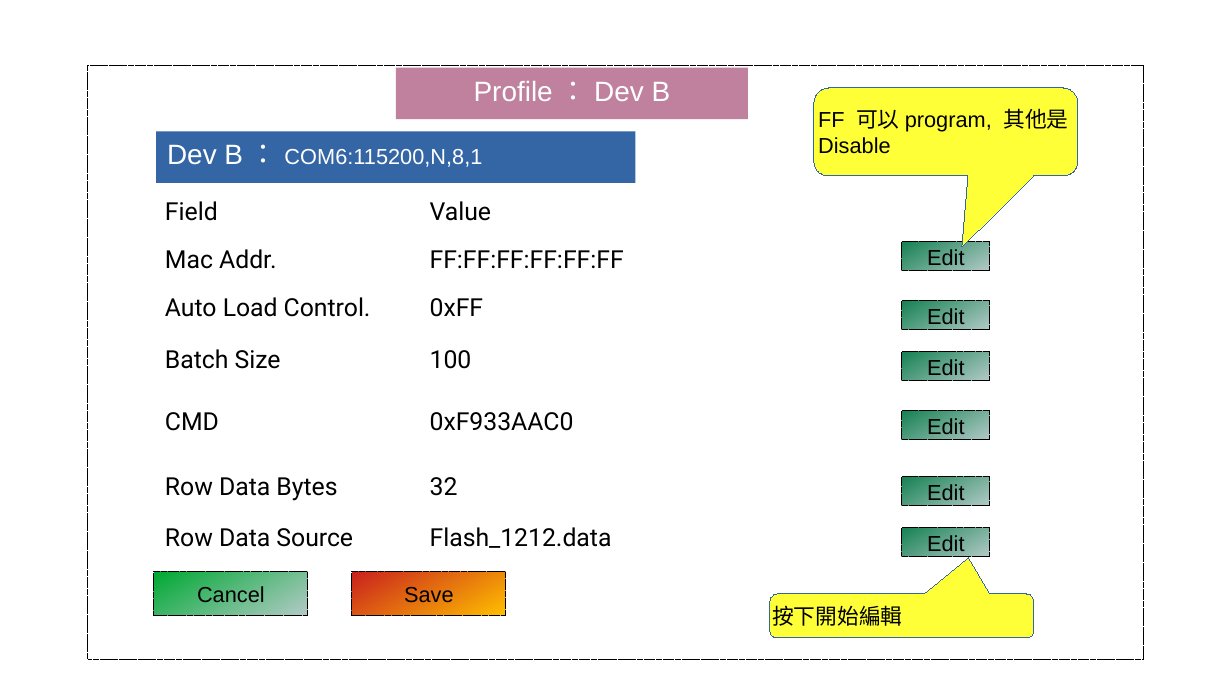
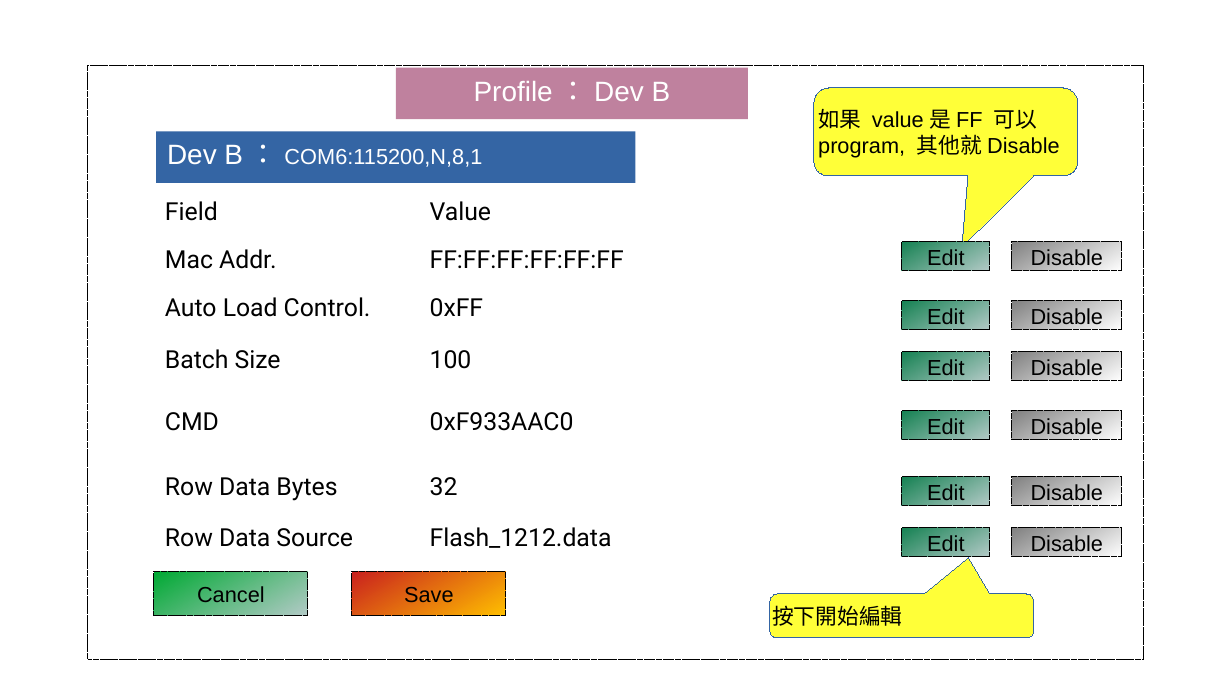
Before and after one commit to tomjpsun/obsidianVaults, a slide deck: slide 3 of DM9051A OTP 燒錄專案/8051A OTP GUI.odp. Drawn at 1232x693 pixels with LibreOffice and Linux fonts; fonts in the diff are those of the drawing. Boxes give left, top, right and bottom in pixels: in the first picture for what was removed or moved away, otherwise in the second. Text is boxed around its words. In the diff, an @@ line names an element or a change of style, - is before the commit and + after.

Commit message:
vault backup: 2023-12-15 14:10:49
Affected files:
DM9051A OTP 燒錄專案/.~lock.8051A OTP GUI.odp#
DM9051A OTP 燒錄專案/8051A OTP GUI.odp

```diff
--- a/DM9051A OTP 燒錄專案/8051A OTP GUI.odp
+++ b/DM9051A OTP 燒錄專案/8051A OTP GUI.odp
@@ text in rounded speech box at bbox=[818, 109, 1060, 158]: text changed @@
-FF 可以program, 其他是 Disable
+如果 value是FF 可以program, 其他就Disable
@@ rectangle added at bbox=[902, 243, 991, 272], fill gradient #168253 to #B3CAC7, outline #000000 0 pt dashed, 14 pt, text #000000 @@
+Edit
@@ rectangle added at bbox=[1013, 243, 1122, 272], fill gradient #808080 to #FFFFFF, outline #000000 0 pt dashed, 14 pt, text #000000 @@
+Disable
@@ rectangle added at bbox=[1013, 301, 1122, 330], fill gradient #808080 to #FFFFFF, outline #000000 0 pt dashed, 14 pt, text #000000 @@
+Disable
@@ rectangle added at bbox=[1013, 352, 1122, 381], fill gradient #808080 to #FFFFFF, outline #000000 0 pt dashed, 14 pt, text #000000 @@
+Disable
@@ rectangle added at bbox=[1013, 411, 1122, 440], fill gradient #808080 to #FFFFFF, outline #000000 0 pt dashed, 14 pt, text #000000 @@
+Disable
@@ rectangle added at bbox=[1013, 477, 1122, 506], fill gradient #808080 to #FFFFFF, outline #000000 0 pt dashed, 14 pt, text #000000 @@
+Disable
@@ rectangle added at bbox=[1013, 528, 1122, 557], fill gradient #808080 to #FFFFFF, outline #000000 0 pt dashed, 14 pt, text #000000 @@
+Disable
```
Also in this commit, not shown: 1 other file.
